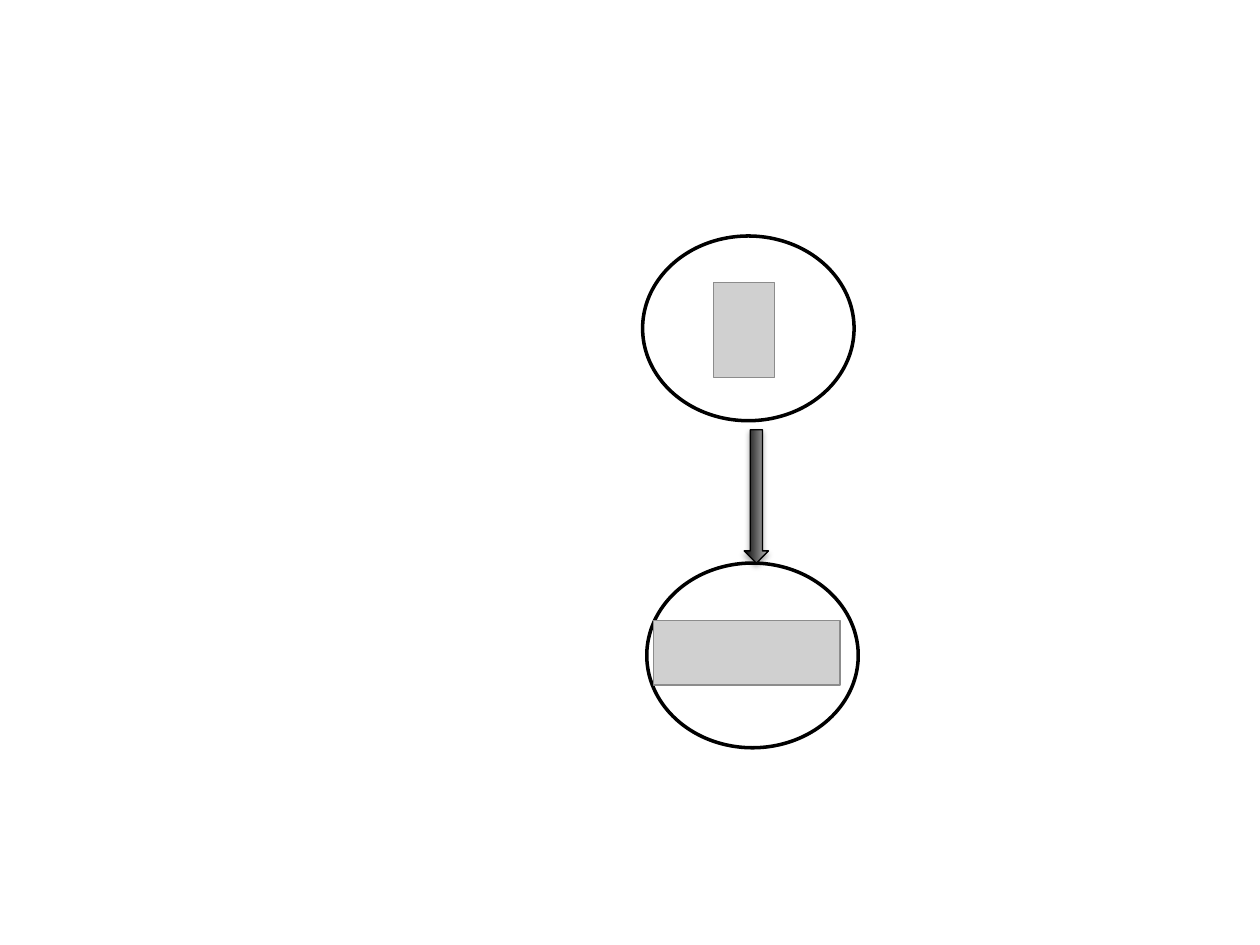
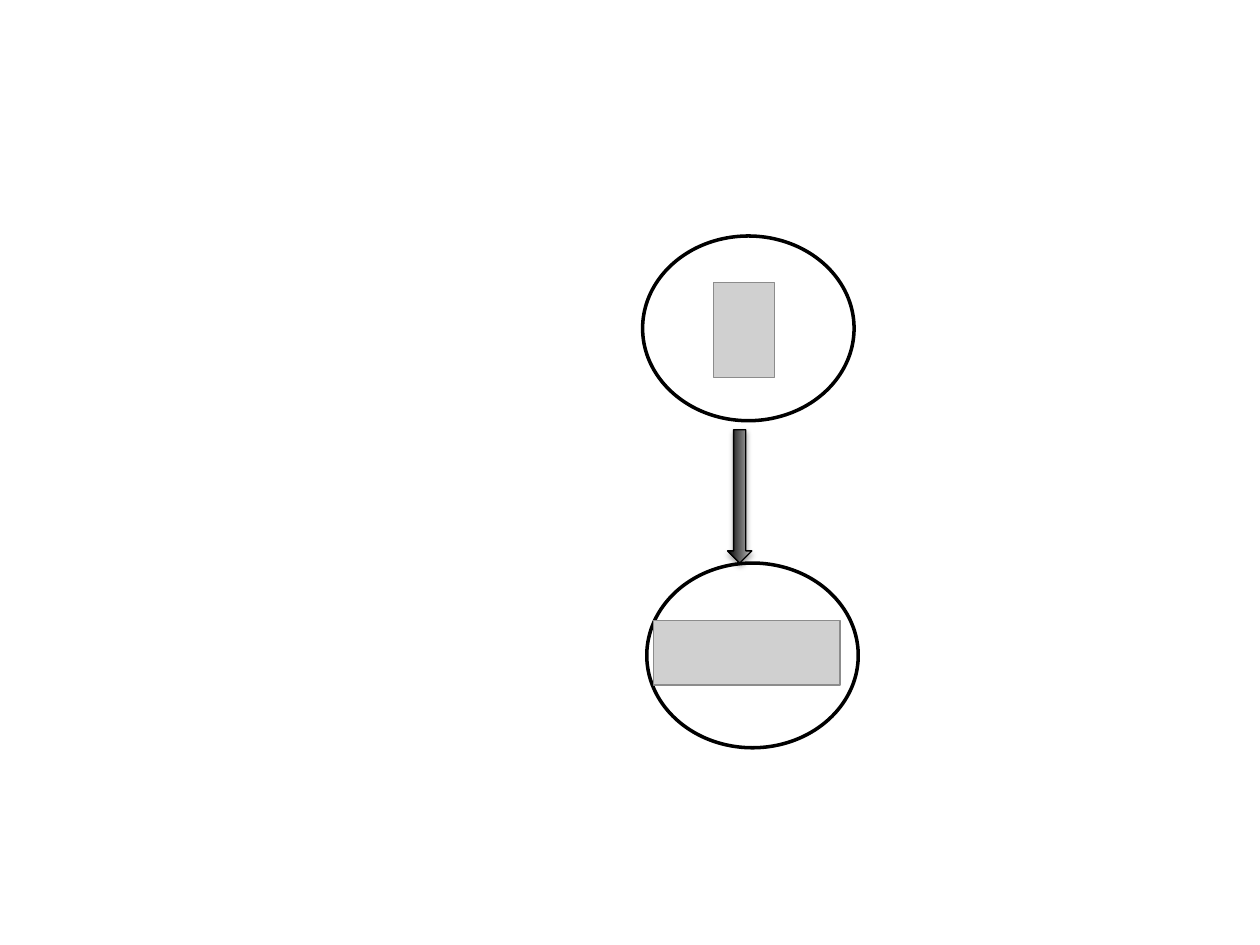
Before and after one commit to mdlaskey/Grasp_Metric_Paper-, a slide deck: slide 9 of figures.pptx. Drawn at 1260x945 pixels with LibreOffice and Linux fonts; fonts in the diff are those of the drawing; grey boxes stand for pictures. Boxes give left, top, right and bottom in pixels: in the first picture for what was removed or moved away, otherwise in the second. Text is boxed around its words. In the diff, an @@ line names an element or a change of style, - is before the commit and + after.

```diff
--- a/figures.pptx
+++ b/figures.pptx
@@ right arrow: place and size @@
-right arrow at <box>744,429,768,563</box>
+right arrow at <box>728,429,752,563</box>
```
Also in this commit, not shown: 1 other slide changed, 6 other files.
